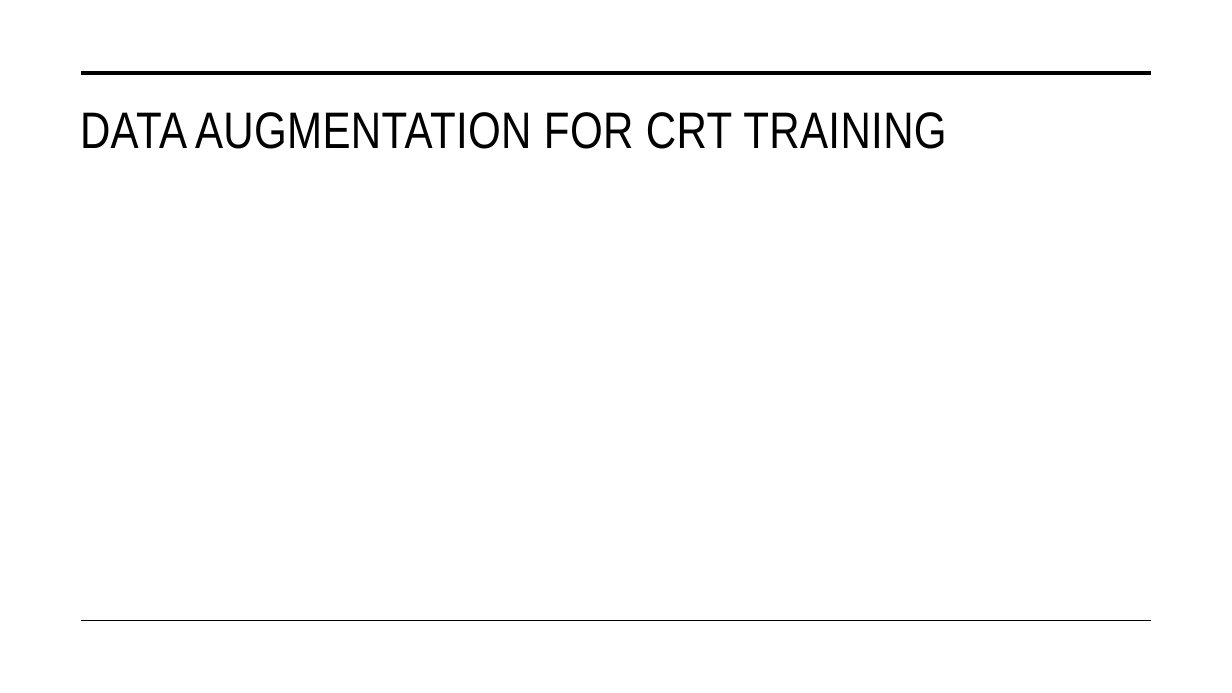
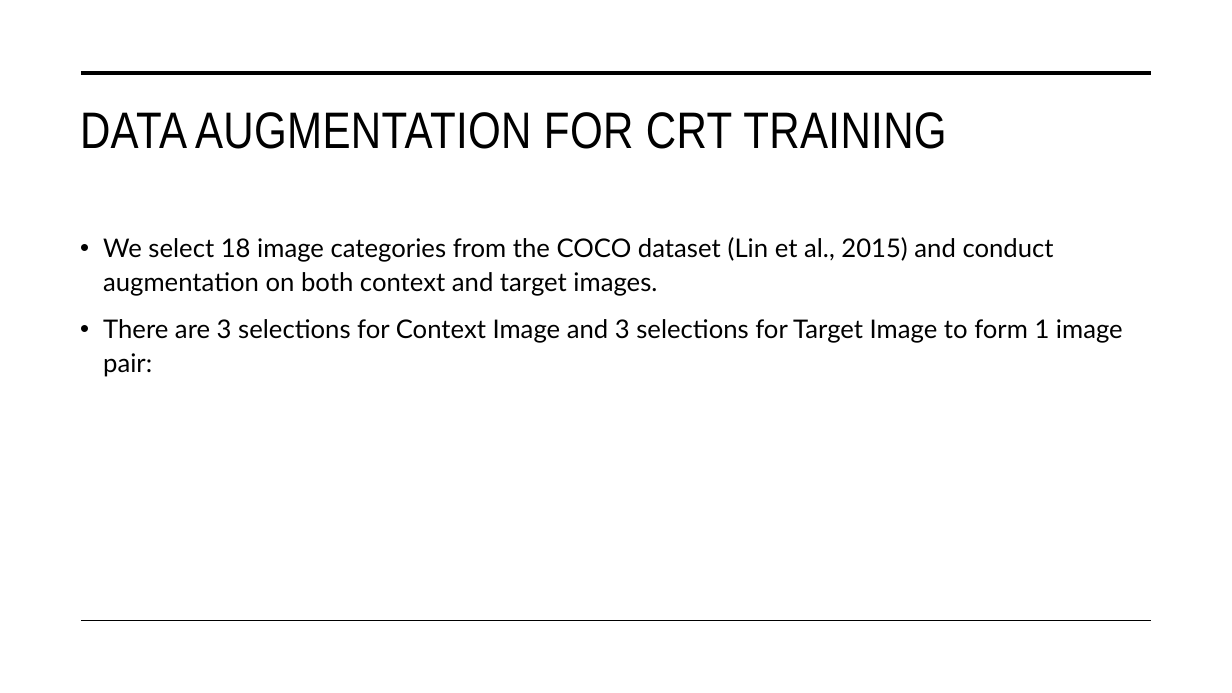
Before and after one commit to tuanisworkingonsomeprojects/TCT-visual-search, a slide deck: slide 40 of Presentation/FYP_NguyenTuan_Presentation.pptx. Drawn at 1232x693 pixels with LibreOffice and Linux fonts; fonts in the diff are those of the drawing. Boxes give left, top, right and bottom in pixels: in the first picture for what was removed or moved away, otherwise in the second. Text is boxed around its words. In the diff, an @@ line names an element or a change of style, - is before the commit and + after.

```diff
--- a/Presentation/FYP_NguyenTuan_Presentation.pptx
+++ b/Presentation/FYP_NguyenTuan_Presentation.pptx
@@ text added at bbox=[103, 237, 1123, 377], 20 pt, text #000000 @@
+• We select 18 image categories from the COCO dataset (Lin et al., 2015) and conduct augmentation on both context and target images.
+• There are 3 selections for Context Image and 3 selections for Target Image to form 1 image pair:
```
Also in this commit, not shown: 1 other slide changed.
